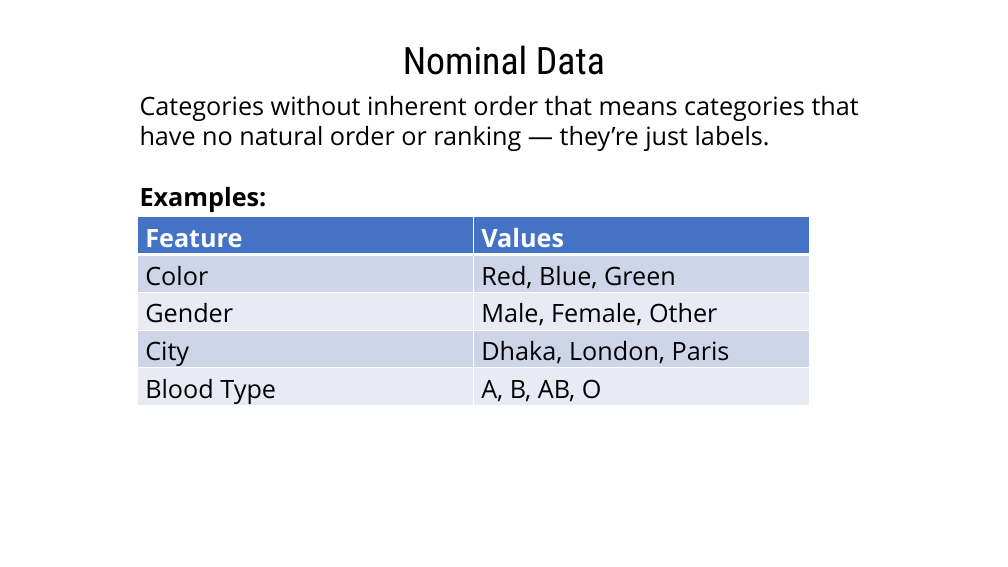
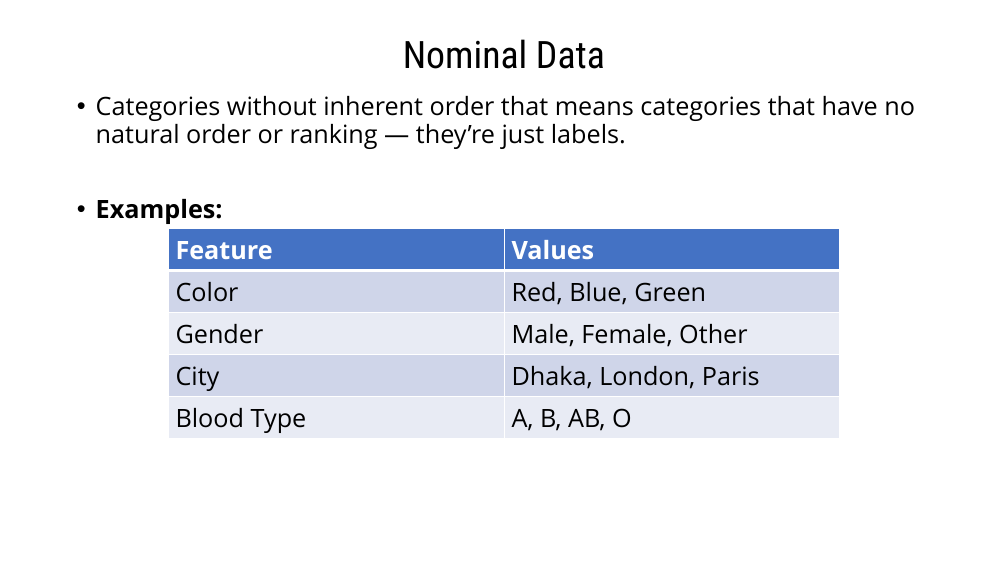
Before and after one commit to gmrr40058/data-science-ml-python-ostad, a slide deck: slide 4 of My Note and Practice/Text to Numerical Data Conversion/Categorical(Text to Numeric) data conversion-CTtN/Categorical Data.pptx (slide 3 before the commit). Drawn at 1008x567 pixels with LibreOffice and Linux fonts; fonts in the diff are those of the drawing. Boxes give left, top, right and bottom in pixels: in the first picture for what was removed or moved away, otherwise in the second. Text is boxed around its words. In the diff, an @@ line names an element or a change of style, - is before the commit and + after.

Commit message:
Slide titles have been added.

```diff
--- a/My Note and Practice/Text to Numerical Data Conversion/Categorical(Text to Numeric) data conversion-CTtN/Categorical Data.pptx
+++ b/My Note and Practice/Text to Numerical Data Conversion/Categorical(Text to Numeric) data conversion-CTtN/Categorical Data.pptx
@@ title "Nominal Data" at (x1=403, y1=39, x2=605, y2=69): line spacing 1 to 0.9; vertical alignment top to middle @@
@@ text "Categories without inherent order that ..." moved from (x1=140, y1=96, x2=859, y2=212) to (x1=96, y1=96, x2=915, y2=224) @@
@@ text "Categories without inherent order that ..." at (x1=96, y1=96, x2=915, y2=224): bullet none to •; line spacing 1 to 0.9; more space between paragraphs @@
@@ table resized from (x1=138, y1=216, x2=809, y2=408) to (x1=168, y1=229, x2=839, y2=437) @@
```
Also in this commit, not shown: 7 other slides changed, 4 slides added, 17 slides removed.
